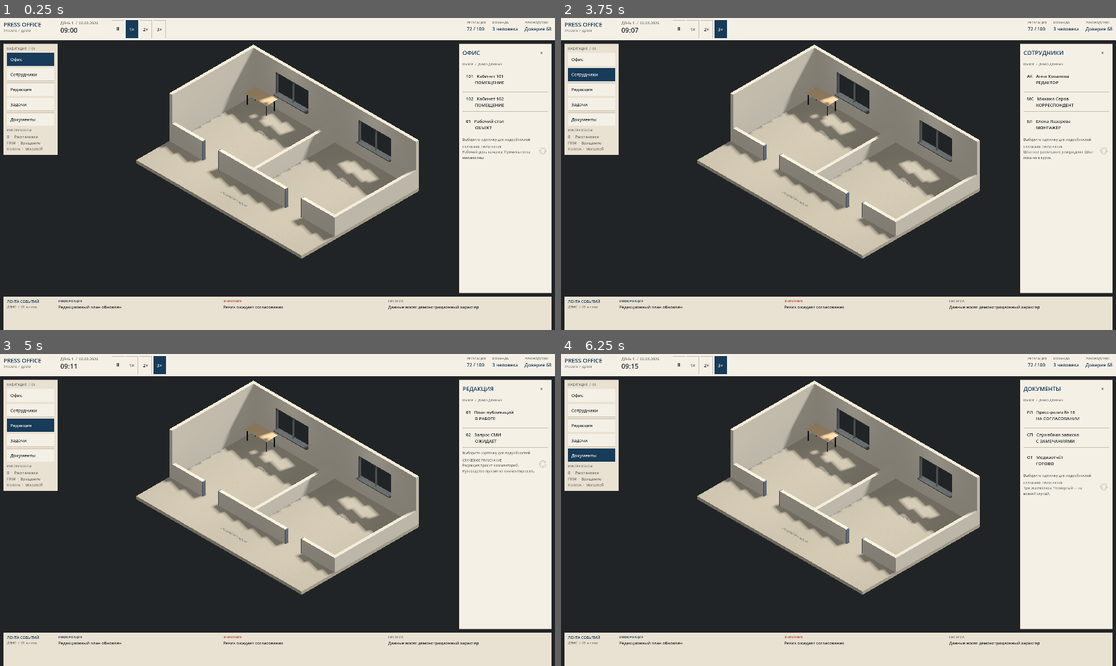
Above: before the commit, frames 1-4 (two rows, left to right).
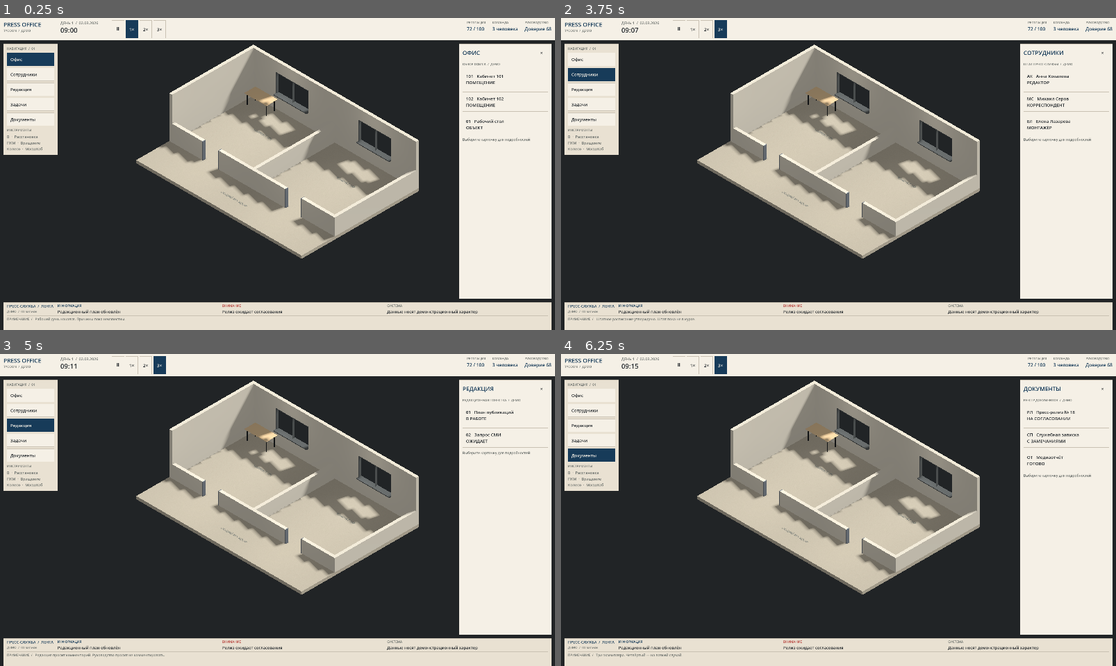
Above: after the commit, the same moments.

Repository: pestovstop-coder/Press
Game: Godot game, scene res://scenes/main.tscn
Same seed, same stepped clock (60 frames per second), same inputs: the game is played once before the commit and once after it.
Inputs:
- Up to frame 1 (0.25 s): no input
- Up to frame 2 (3.75 s): click "1×" at 0.5 s; click "2×" at 1.25 s; click "3×" at 2 s; click "Офис" at 2.75 s; click "Сотрудники" at 3.5 s
- Up to frame 3 (5 s): click "Редакция" at 4.25 s
- Up to frame 4 (6.25 s): click "Задачи" at 5 s; click "Документы" at 5.75 s

The runs differ from the first frame. In frame 1, 3.2% of the frame differs, in the area x 0-100%, y 14-98%; in frame 2, 3.2%; in frame 3, 3.3%; in frame 4, 3.2%.

Commit message:
TASK 029: compact feed and refine press office UI
Co-authored-by: arena-agent <297053741+arena-agent@users.noreply.github.com>

Diff:
--- a/scripts/ui_paper_style.gd
+++ b/scripts/ui_paper_style.gd
@@ -21,14 +21,18 @@
 
 static func button(b: Button, selected: bool = false) -> void:
 	b.add_theme_font_size_override("font_size", 15)
+	# Keep text alignment stable across all Button draw states.
+	b.add_theme_constant_override("align_to_largest_stylebox", 1)
 	b.add_theme_color_override("font_color", LIGHT if selected else INK)
 	b.add_theme_color_override("font_hover_color", LIGHT)
 	b.add_theme_color_override("font_pressed_color", LIGHT)
+	b.add_theme_color_override("font_hover_pressed_color", LIGHT)
 	b.add_theme_color_override("font_focus_color", LIGHT if selected else INK)
 	b.add_theme_color_override("font_disabled_color", MUTED)
 	b.add_theme_stylebox_override("normal", box(NAVY if selected else LIGHT, NAVY if selected else LINE))
 	b.add_theme_stylebox_override("hover", box(NAVY, NAVY))
 	b.add_theme_stylebox_override("pressed", box(RED, RED))
+	b.add_theme_stylebox_override("hover_pressed", box(RED, RED))
 	b.add_theme_stylebox_override("disabled", box(PAPER, LINE))
 	var focus := StyleBoxFlat.new()
 	focus.bg_color = Color(0, 0, 0, 0)
--- a/scripts/ui_service_note.gd
+++ b/scripts/ui_service_note.gd
@@ -2,6 +2,8 @@
 ## A single quiet service annotation with its own reserved illustration space.
 const Style = preload("res://scripts/ui_paper_style.gd")
 var text_label: Label
+var heading: Label
+var mark: Control
 
 func _init() -> void:
 	mouse_filter = Control.MOUSE_FILTER_PASS
@@ -10,7 +12,7 @@
 	words.size_flags_horizontal = Control.SIZE_EXPAND_FILL
 	words.add_theme_constant_override("separation", 2)
 	add_child(words)
-	var heading := Label.new()
+	heading = Label.new()
 	heading.text = "СЛУЖЕБНОЕ ПРИМЕЧАНИЕ"
 	heading.add_theme_font_size_override("font_size", 10)
 	heading.add_theme_color_override("font_color", Style.MUTED)
@@ -22,18 +24,26 @@
 	text_label.autowrap_mode = TextServer.AUTOWRAP_WORD_SMART
 	text_label.mouse_filter = Control.MOUSE_FILTER_IGNORE
 	words.add_child(text_label)
-	var mark := Control.new()
+	mark = Control.new()
 	mark.custom_minimum_size = Vector2(35, 36)
 	mark.mouse_filter = Control.MOUSE_FILTER_IGNORE
 	mark.draw.connect(_draw_cup.bind(mark))
 	add_child(mark)
 
+func set_compact() -> void:
+	# Bottom feed owns the caption; omit the illustration and extra heading.
+	heading.hide()
+	mark.hide()
+	text_label.autowrap_mode = TextServer.AUTOWRAP_OFF
+	text_label.clip_text = true
+	text_label.text_overrun_behavior = TextServer.OVERRUN_TRIM_ELLIPSIS
+
 func set_note(value: String) -> void:
 	text_label.text = value
 
-func _draw_cup(mark: Control) -> void:
+func _draw_cup(canvas: Control) -> void:
 	# Pencil-like cup/ring in its own margin, never over text or buttons.
 	var ink := Color(0.42, 0.40, 0.36, 0.42)
-	mark.draw_arc(Vector2(17, 20), 12.0, 0.12, 5.9, 28, ink, 1.0, true)
-	mark.draw_arc(Vector2(17, 20), 8.0, 0.0, TAU, 24, ink, 1.0, true)
-	mark.draw_arc(Vector2(25, 19), 3.0, -1.1, 1.0, 10, ink, 1.0, true)
+	canvas.draw_arc(Vector2(17, 20), 12.0, 0.12, 5.9, 28, ink, 1.0, true)
+	canvas.draw_arc(Vector2(17, 20), 8.0, 0.0, TAU, 24, ink, 1.0, true)
+	canvas.draw_arc(Vector2(25, 19), 3.0, -1.1, 1.0, 10, ink, 1.0, true)
--- a/scripts/ui_shell.gd
+++ b/scripts/ui_shell.gd
@@ -44,6 +44,7 @@
 var side: PanelContainer
 var bottom: PanelContainer
 var side_content: VBoxContainer
+var service_note: Control
 var nav_buttons: Dictionary = {}
 var clock_label: Label
 var date_label: Label
@@ -115,9 +116,10 @@
 
 func _build() -> void:
 	root = Control.new()
-	root.set_anchors_and_offsets_preset(Control.PRESET_FULL_RECT)
 	root.mouse_filter = Control.MOUSE_FILTER_IGNORE
 	add_child(root)
+	# Resolve full-rect anchors only after the Control enters its viewport.
+	root.set_anchors_and_offsets_preset(Control.PRESET_FULL_RECT)
 	top = _panel(LIGHT)
 	var h := HBoxContainer.new()
 	h.add_theme_constant_override("separation", 22)
@@ -181,12 +183,17 @@
 	side_content = _column(scroll, 10)
 	side_content.size_flags_horizontal = Control.SIZE_EXPAND_FILL
 	bottom = _panel(PAPER)
+	var footer_style := _style(PAPER)
+	footer_style.content_margin_top = 4
+	footer_style.content_margin_bottom = 4
+	bottom.add_theme_stylebox_override("panel", footer_style)
+	var footer := _column(bottom, 3)
 	var events := HBoxContainer.new()
-	events.add_theme_constant_override("separation", 18)
-	bottom.add_child(events)
+	events.add_theme_constant_override("separation", 14)
+	footer.add_child(events)
 	var heading := _column(events, 2)
 	heading.custom_minimum_size.x = 160
-	heading.add_child(_label("ЛЕНТА СОБЫТИЙ", 13, NAVY))
+	heading.add_child(_label("ПРЕСС-СЛУЖБА  /  ЛЕНТА", 13, NAVY))
 	heading.add_child(_label("ДЕМО  /  03 записи", 11, MUTED))
 	for event in [["ИНФОРМАЦИЯ", "Редакционный план обновлён", NAVY], ["ВНИМАНИЕ", "Релиз ожидает согласования", RED], ["СИСТЕМА", "Данные носят демонстрационный характер", MUTED]]:
 		var e := _column(events, 3)
@@ -195,6 +202,19 @@
 		var text := _label(event[1], 14, INK)
 		text.autowrap_mode = TextServer.AUTOWRAP_WORD_SMART
 		e.add_child(text)
+	var rule := ColorRect.new()
+	rule.color = LINE
+	rule.custom_minimum_size.y = 1
+	rule.mouse_filter = Control.MOUSE_FILTER_IGNORE
+	footer.add_child(rule)
+	var note_row := HBoxContainer.new()
+	note_row.add_theme_constant_override("separation", 8)
+	footer.add_child(note_row)
+	note_row.add_child(_label("ПРИМЕЧАНИЕ  /", 11, MUTED))
+	service_note = Note.new()
+	service_note.call("set_compact")
+	service_note.size_flags_horizontal = Control.SIZE_EXPAND_FILL
+	note_row.add_child(service_note)
 
 func _layout() -> void:
 	var viewport_size := get_viewport().get_visible_rect().size
@@ -202,7 +222,7 @@
 	var header_height := 78.0 if not compact else 70.0
 	var rail_width := 188.0 if not compact else 156.0
 	var side_width := 320.0 if not compact else 300.0
-	var bottom_height := 104.0 if not compact else 94.0
+	var bottom_height := 84.0 if not compact else 80.0
 	top.position = Vector2.ZERO
 	top.size = Vector2(viewport_size.x, header_height)
 	rail.position = Vector2(12, header_height + 12)
@@ -223,12 +243,12 @@
 		var index: int = (int(note_indices.get(section, -1)) + 1) % NOTES[section].size()
 		note_indices[section] = index
 		current_note = NOTES[section][index]
+	service_note.call("set_note", current_note)
 	side.show()
 	for name in nav_buttons:
 		var b: Button = nav_buttons[name]
 		var active: bool = name == section
-		b.add_theme_stylebox_override("normal", _style(NAVY if active else LIGHT, NAVY if active else LINE))
-		b.add_theme_color_override("font_color", LIGHT if active else INK)
+		Style.button(b, active)
 	_clear_side()
 	var header := HBoxContainer.new()
 	side_content.add_child(header)
@@ -239,9 +259,10 @@
 	close.pressed.connect(side.hide)
 	close.mouse_force_pass_scroll_events = true
 	header.add_child(close)
-	side_content.add_child(_label("ОБЗОР  /  ДЕМО-ДАННЫЕ", 11, MUTED))
+	var kicker := {"Офис": "ОБЗОР ОФИСА", "Сотрудники": "ШТАТ ПРЕСС-СЛУЖБЫ", "Редакция": "РЕДАКЦИОННАЯ ПОВЕСТКА", "Задачи": "РЕДАКЦИОННЫЕ ПОРУЧЕНИЯ", "Документы": "РЕЕСТР ДОКУМЕНТОВ"}
+	side_content.add_child(_label(kicker[section] + "  /  ДЕМО", 11, MUTED))
 	for item in DATA[section]:
-		var card := _button("%s   %s\n        %s" % [item[0], item[1], item[2]])
+		var card := _button("%s   %s\n%s" % [item[0], item[1], item[2]])
 		card.alignment = HORIZONTAL_ALIGNMENT_LEFT
 		card.custom_minimum_size.y = 68
 		card.mouse_force_pass_scroll_events = true
@@ -252,12 +273,6 @@
 	var foot := _label("Выберите карточку для подробностей", 12, MUTED)
 	foot.autowrap_mode = TextServer.AUTOWRAP_WORD_SMART
 	side_content.add_child(foot)
-	_add_note()
-
-func _add_note() -> void:
-	var note := Note.new()
-	note.set_note(current_note)
-	side_content.add_child(note)
 
 func _show_detail(item: Array) -> void:
 	_clear_side()
@@ -265,7 +280,8 @@
 	back.mouse_force_pass_scroll_events = true
 	back.pressed.connect(_show_section.bind(current_section, false))
 	side_content.add_child(back)
-	side_content.add_child(_label("КАРТОЧКА  /  ДЕМО", 11, MUTED))
+	var detail_kind := {"Документы": "ДОКУМЕНТ  /  РЕЕСТР", "Задачи": "РЕДАКЦИОННОЕ ЗАДАНИЕ", "Редакция": "РЕДАКЦИОННЫЙ МАТЕРИАЛ", "Сотрудники": "СОТРУДНИК  /  ШТАТ", "Офис": "ОФИС  /  ОБЪЕКТ"}
+	side_content.add_child(_label(detail_kind[current_section] + "  /  " + str(item[0]) + "  /  ДЕМО", 11, MUTED))
 	var title := _label(item[1], 21, NAVY)
 	title.autowrap_mode = TextServer.AUTOWRAP_WORD_SMART
 	side_content.add_child(title)
@@ -281,7 +297,6 @@
 	close.pressed.connect(side.hide)
 	close.mouse_force_pass_scroll_events = true
 	side_content.add_child(close)
-	_add_note()
 
 func _toggle_pause() -> void:
 	paused = not paused
@@ -292,8 +307,7 @@
 	speed = value
 	for i in range(speed_buttons.size()):
 		var selected := i + 1 == speed
-		speed_buttons[i].add_theme_stylebox_override("normal", _style(NAVY if selected else LIGHT, NAVY if selected else LINE))
-		speed_buttons[i].add_theme_color_override("font_color", LIGHT if selected else INK)
+		Style.button(speed_buttons[i], selected)
 
 func _update_clock() -> void:
 	clock_label.text = "%02d:%02d" % [int(minutes) / 60, int(minutes) % 60]
--- /dev/null
+++ b/tests/task029_ui_smoke.gd
@@ -0,0 +1,59 @@
+extends SceneTree
+## Runtime GUI geometry checks. Run after import on Godot 4.7.2.
+
+func _initialize() -> void:
+	call_deferred("_run")
+
+func _hover(button: Button, local_point: Vector2) -> void:
+	var motion := InputEventMouseMotion.new()
+	motion.position = button.get_global_transform_with_canvas() * local_point
+	root.push_input(motion, true)
+	assert(root.gui_get_hovered_control() == button)
+
+func _click(button: Button, local_point: Vector2) -> void:
+	_hover(button, local_point)
+	var point: Vector2 = button.get_global_transform_with_canvas() * local_point
+	for down in [true, false]:
+		var event := InputEventMouseButton.new()
+		event.button_index = MOUSE_BUTTON_LEFT
+		event.position = point
+		event.pressed = down
+		event.button_mask = MOUSE_BUTTON_MASK_LEFT if down else 0
+		root.push_input(event, true)
+
+func _run() -> void:
+	var scene := load("res://scenes/main.tscn").instantiate()
+	root.add_child(scene)
+	var ui = scene.get_node("UIShell")
+	var placement = scene.get_node("PlacementController")
+	for viewport_size in [Vector2i(1920, 1080), Vector2i(1366, 768), Vector2i(1280, 720)]:
+		root.size = viewport_size
+		await process_frame
+		await process_frame
+		assert(ui.bottom.size.y < (94.0 if viewport_size.x < 1400 else 104.0))
+		assert(not ui.bottom.get_global_rect().intersects(ui.rail.get_global_rect()))
+		assert(not ui.bottom.get_global_rect().intersects(ui.side.get_global_rect()))
+		assert(ui.service_note.get_parent().get_parent().get_parent() == ui.bottom)
+		var navigation: Button = ui.nav_buttons["Документы"]
+		for point in [Vector2(3, 3), navigation.size / 2.0, navigation.size - Vector2(3, 3)]:
+			_click(navigation, point)
+			assert(ui.current_section == "Документы")
+		await process_frame
+		var card: Button = ui.side_content.get_child(2)
+		_click(card, Vector2(3, 3))
+		assert(ui.side_content.get_child(0) is Button)
+		var old_note: String = ui.current_note
+		ui._show_section("Документы", false)
+		assert(ui.current_note == old_note)
+		placement.set_active(true)
+		await process_frame
+		await process_frame
+		var catalogue: Node = placement.panel.get_node("Scroll/Column")
+		var item: Button = catalogue.get_child(1)
+		for point in [Vector2(3, 3), item.size / 2.0, item.size - Vector2(3, 3)]:
+			_click(item, point)
+			assert(placement.selected_asset == "block")
+		placement.set_active(false)
+		await process_frame
+	print("TASK 029 GUI geometry smoke passed; visual/physical mouse acceptance still required.")
+	quit()
Not shown, added: docs/UI_AUDIT_TASK029.md
Not shown, changed: docs/UI_STYLE_GUIDE.md
Not shown, changed: docs/UI_UX_SPEC.md
